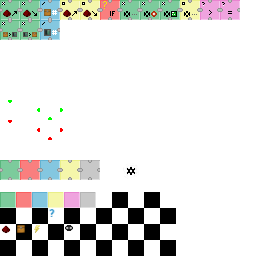
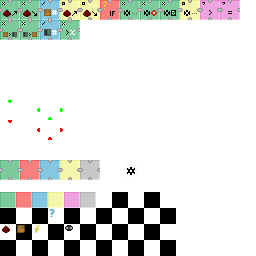
Before/after of a 256×256 layered artwork. What changed in the layer stack:
painted on "icons.png" over [60, 2, 225, 40]
